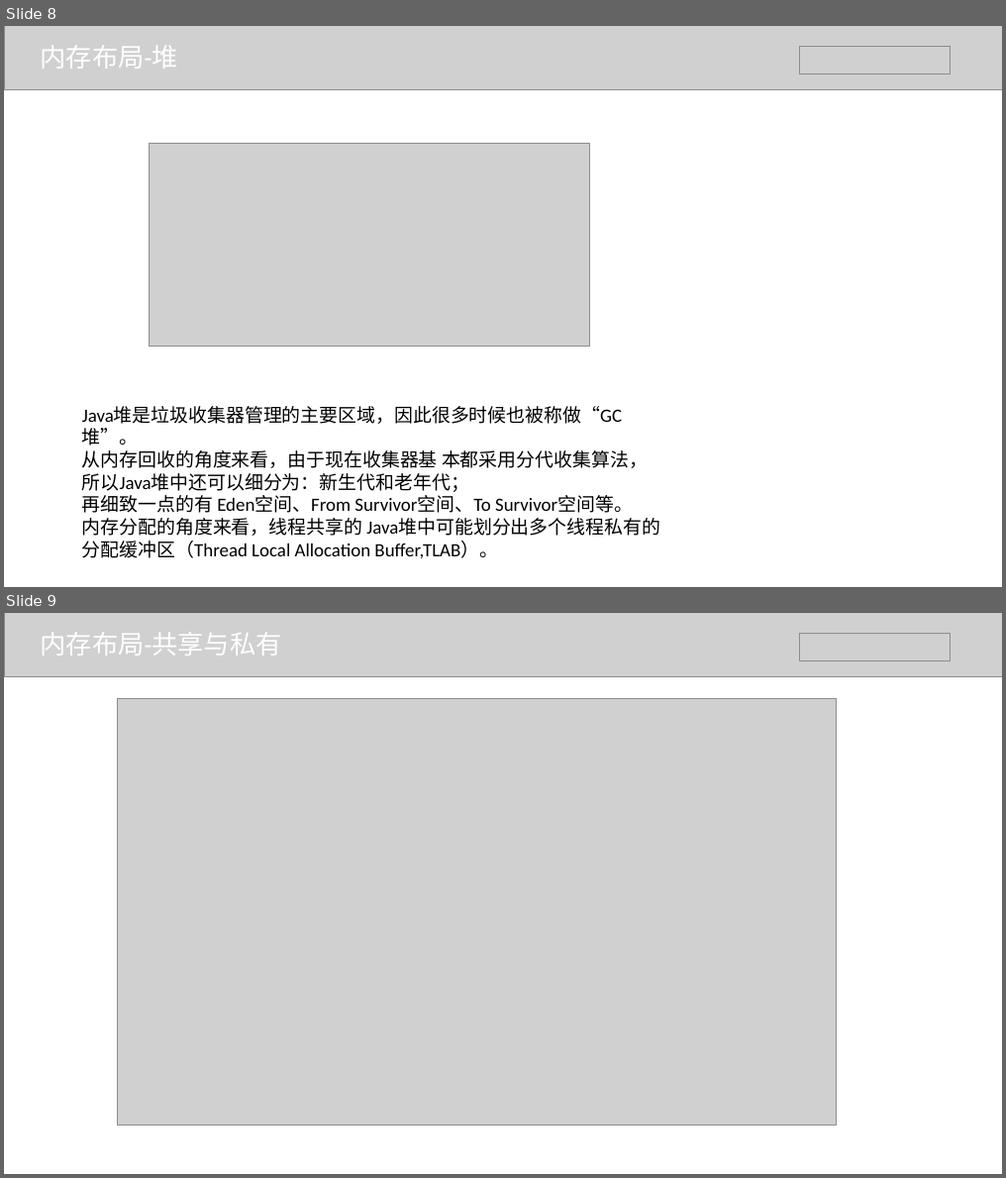
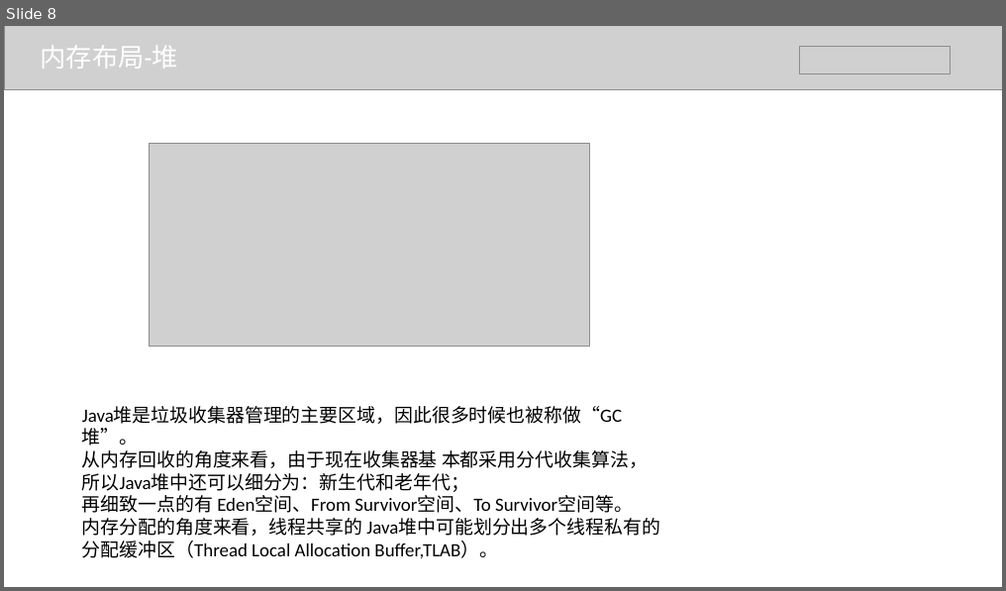
Before and after one commit to BraveMing/transfer-station, a slide deck: jvm/jvm内存管理-谭维明.pptx. Shown one above the other, each under a label of ours: slides 8 and 9 before the commit, slide 8 after it. The pictures are 1006x1178 and 1006x591 pixels, drawn with LibreOffice and Linux fonts; fonts in the diff are those of the drawing; grey boxes stand for pictures. Boxes give left, top, right and bottom in pixels: in the first picture for what was removed or moved away, otherwise in the second. Text is boxed around its words. In the diff, an @@ line names an element or a change of style, - is before the commit and + after.

```diff
--- a/jvm/jvm内存管理-谭维明.pptx
+++ b/jvm/jvm内存管理-谭维明.pptx
@@ slide 9 removed at box(4, 613, 1002, 1174), background #FFFFFF @@
@@ picture removed at box(4, 613, 1002, 676) @@
@@ text removed at box(41, 632, 282, 656) @@
-内存布局-共享与私有
@@ picture removed at box(800, 633, 950, 661) @@
@@ picture removed at box(118, 699, 837, 1126) @@
```
Also in this commit, not shown: 1 slide added.
